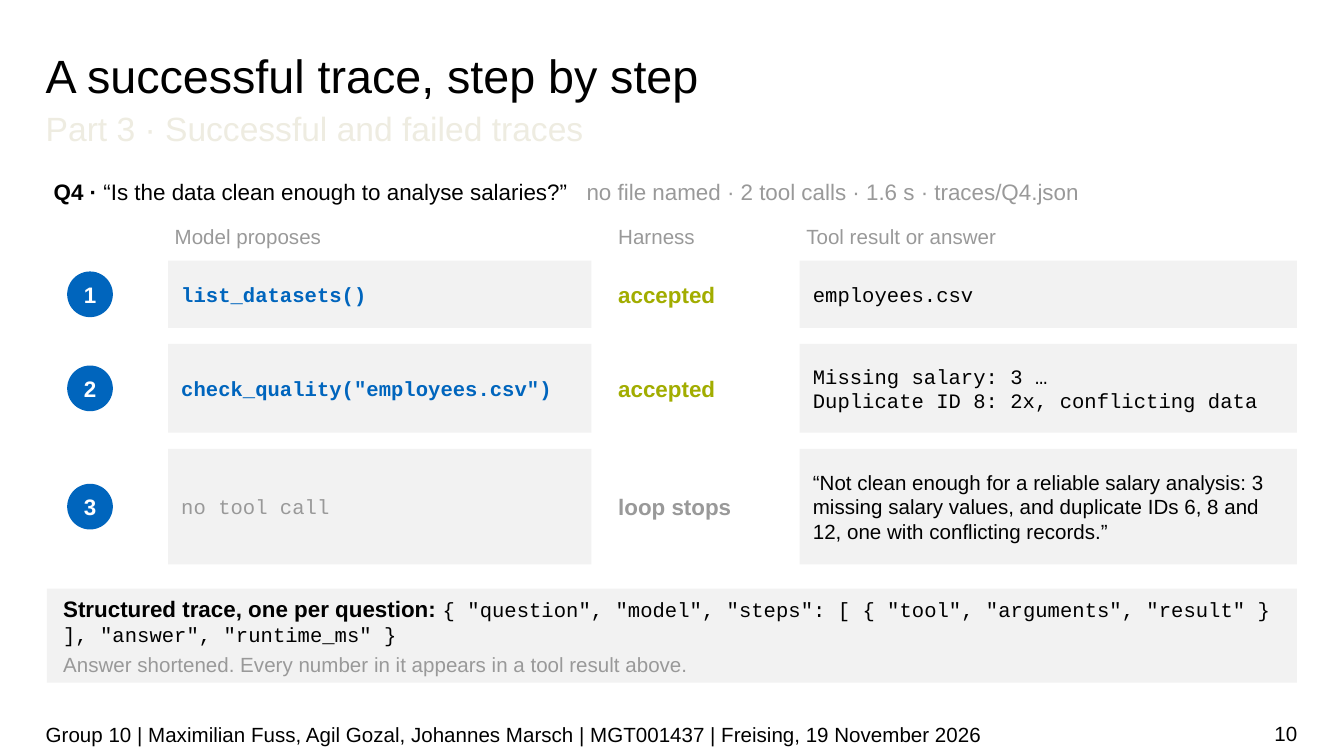
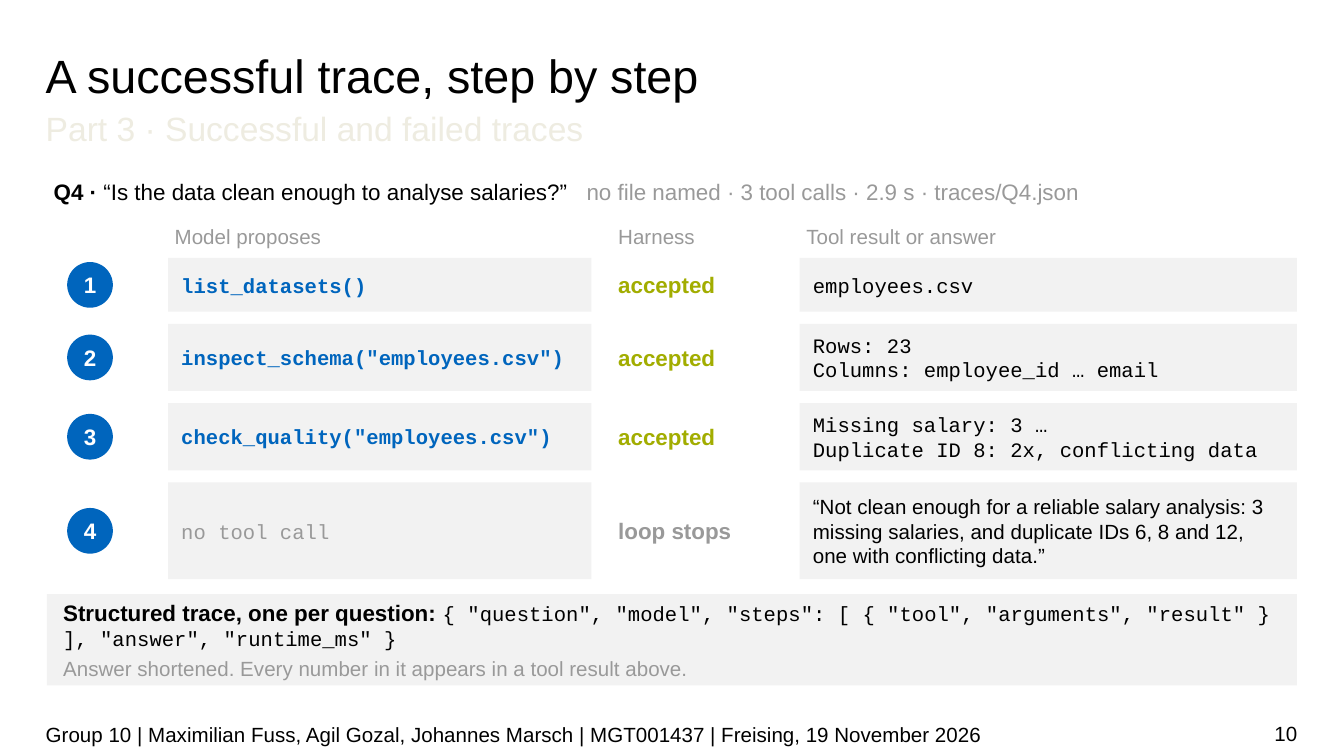
Before and after one commit to JPMarsch/Python_Group_10, a slide deck: slide 10 of presentation/G10_presentation_draft.pptx. Drawn at 1344x756 pixels with LibreOffice and Linux fonts; fonts in the diff are those of the drawing; background and template pictures are left out. Boxes give left, top, right and bottom in pixels: in the first picture for what was removed or moved away, otherwise in the second. Text is boxed around its words. In the diff, an @@ line names an element or a change of style, - is before the commit and + after.

```diff
--- a/presentation/G10_presentation_draft.pptx
+++ b/presentation/G10_presentation_draft.pptx
@@ text at bbox=[54, 183, 1078, 205]: text changed @@
-Q4 · “Is the data clean enough to analyse salaries?” no file named · 2 tool calls · 1.6 s · traces/Q4.json
+Q4 · “Is the data clean enough to analyse salaries?” no file named · 3 tool calls · 2.9 s · traces/Q4.json
@@ ellipse "1": place and size @@
-ellipse "1" at bbox=[67, 271, 113, 317]
+ellipse "1" at bbox=[67, 262, 113, 308]
@@ rectangle "list_datasets()": place and size @@
-rectangle "list_datasets()" at bbox=[168, 261, 591, 328]
+rectangle "list_datasets()" at bbox=[168, 258, 591, 312]
@@ text "accepted": place and size @@
-text "accepted" at bbox=[618, 286, 715, 308]
+text "accepted" at bbox=[618, 276, 715, 298]
@@ rectangle "employees.csv": place and size @@
-rectangle "employees.csv" at bbox=[800, 261, 1297, 328]
+rectangle "employees.csv" at bbox=[800, 258, 1297, 312]
@@ rectangle "inspect_schema("employees.csv")": place and size @@
-rectangle "inspect_schema("employees.csv")" at bbox=[168, 344, 591, 433]
+rectangle "inspect_schema("employees.csv")" at bbox=[168, 324, 591, 391]
@@ text "accepted": place and size @@
-text "accepted" at bbox=[618, 380, 715, 402]
+text "accepted" at bbox=[618, 349, 715, 371]
@@ rectangle added at bbox=[800, 324, 1297, 391], fill #F2F2F2, 11 pt, text #000000 @@
+Rows: 23
+Columns: employee_id … email
@@ ellipse "2": place and size @@
-ellipse "2" at bbox=[67, 366, 113, 411]
+ellipse "2" at bbox=[67, 335, 113, 380]
@@ text in rectangle at bbox=[181, 351, 564, 370]: text changed @@
-check_quality("employees.csv")
+inspect_schema("employees.csv")
@@ ellipse "3": place and size @@
-ellipse "3" at bbox=[67, 484, 113, 530]
+ellipse "3" at bbox=[67, 414, 113, 460]
@@ rectangle added at bbox=[168, 403, 591, 470], fill #F2F2F2, 11 pt, text #0065BD, bold @@
+check_quality("employees.csv")
@@ rectangle "Missing salary: 3 …": place and size @@
-rectangle "Missing salary: 3 …" at bbox=[800, 344, 1297, 433]
+rectangle "Missing salary: 3 …" at bbox=[800, 403, 1297, 470]
@@ text added at bbox=[618, 428, 715, 450], 12 pt, text #A2AD00, bold @@
+accepted
@@ ellipse added at bbox=[67, 508, 113, 554], fill #0065BD, 12 pt, text #FFFFFF, bold @@
+4
@@ rectangle "no tool call": place and size @@
-rectangle "no tool call" at bbox=[168, 449, 591, 564]
+rectangle "no tool call" at bbox=[168, 482, 591, 579]
@@ text "loop stops": place and size @@
-text "loop stops" at bbox=[618, 499, 732, 520]
+text "loop stops" at bbox=[618, 523, 732, 544]
@@ rectangle "“Not clean enough for a ...": place and size @@
-rectangle "“Not clean enough for a ..." at bbox=[800, 449, 1297, 564]
+rectangle "“Not clean enough for a ..." at bbox=[800, 482, 1297, 579]
@@ text in rectangle at bbox=[813, 499, 1263, 568]: text changed @@
-“Not clean enough for a reliable salary analysis: 3 missing salary values, and duplicate IDs 6, 8 and 12, one with conflicting records.”
+“Not clean enough for a reliable salary analysis: 3 missing salaries, and duplicate IDs 6, 8 and 12, one with conflicting data.”
@@ rectangle "Structured trace, one per question: ...": place and size @@
-rectangle "Structured trace, one per question: ..." at bbox=[47, 589, 1297, 683]
+rectangle "Structured trace, one per question: ..." at bbox=[47, 594, 1297, 685]
```
Also in this commit, not shown: 7 other slides changed, 1 slide added.
